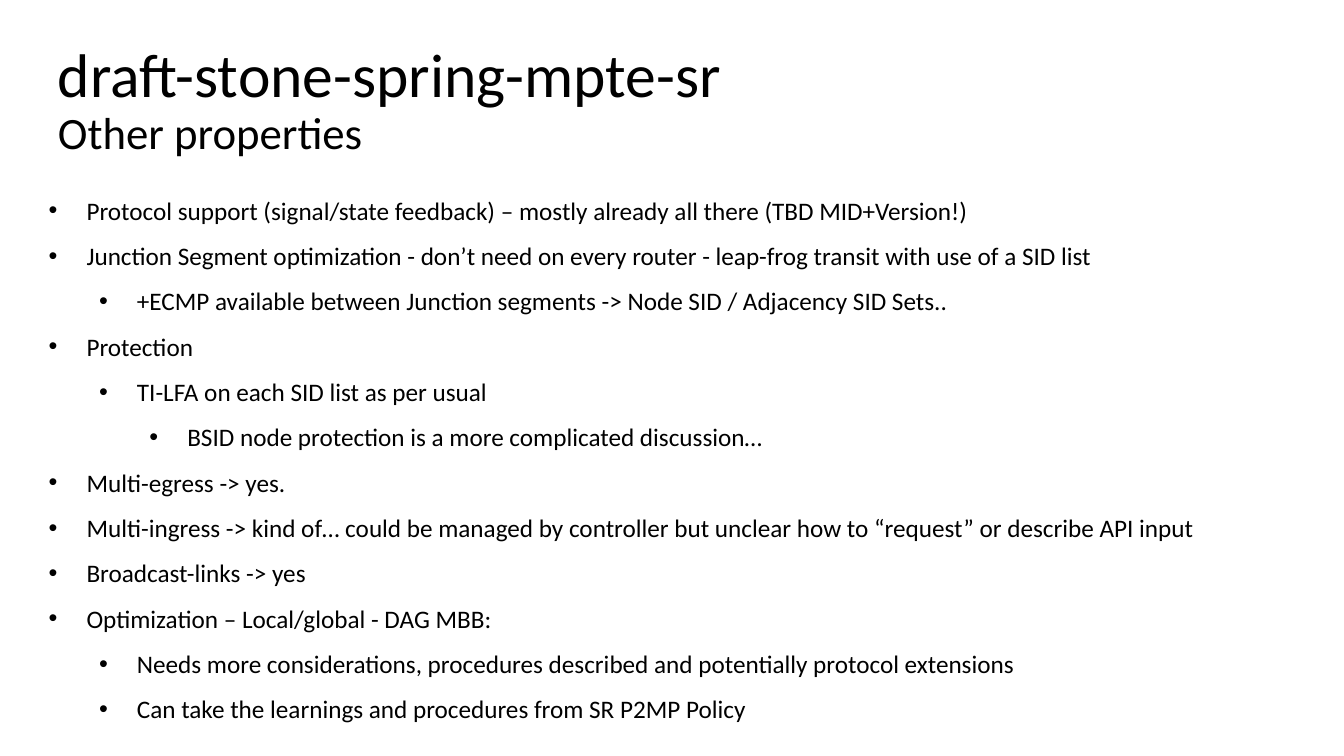
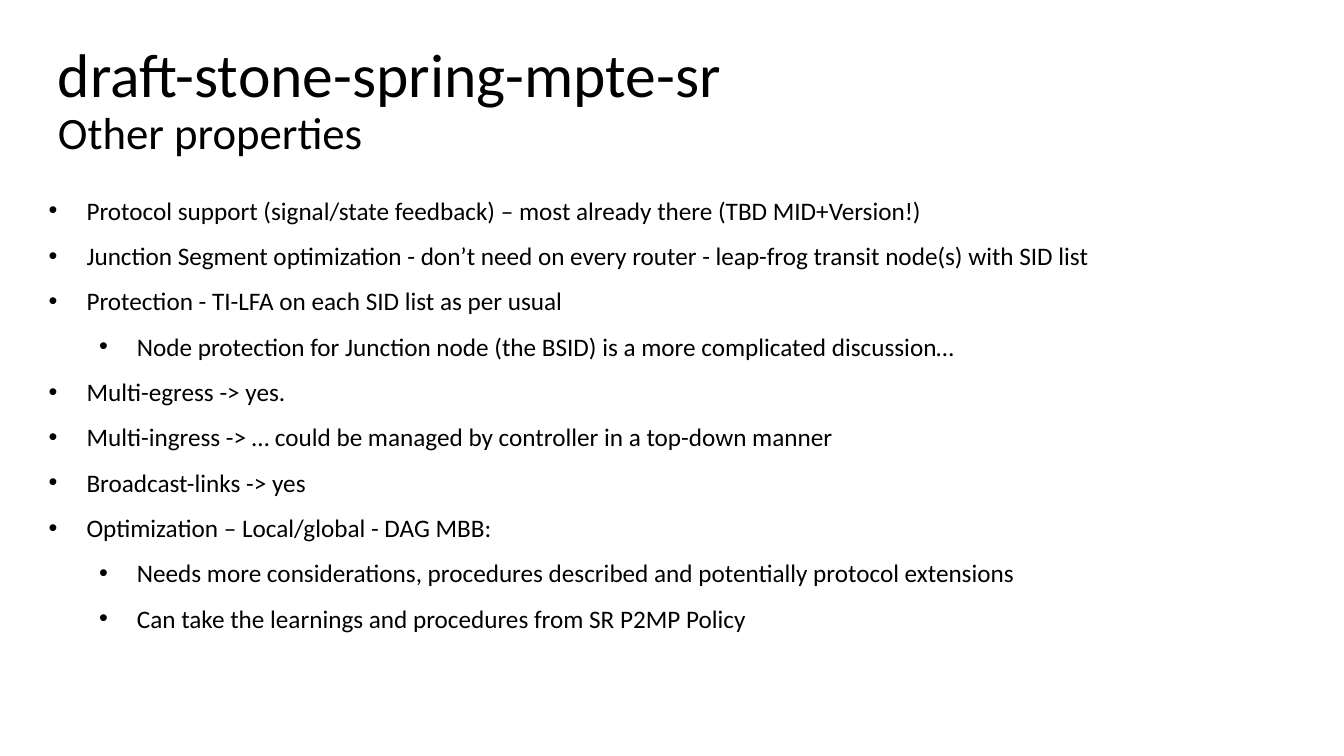
Before and after one commit to astone282/draft-stone-spring-mpte-sr, a slide deck: slide 9 of ietf123-draft-stone-spring-mpte-sr.pptx. Drawn at 1344x756 pixels with LibreOffice and Linux fonts; fonts in the diff are those of the drawing. Boxes give left, top, right and bottom in pixels: in the first picture for what was removed or moved away, otherwise in the second. Text is boxed around its words. In the diff, an @@ line names an element or a change of style, - is before the commit and + after.

Commit message:
Updating PPT

```diff
--- a/ietf123-draft-stone-spring-mpte-sr.pptx
+++ b/ietf123-draft-stone-spring-mpte-sr.pptx
@@ text at (87,201,1088,360): text changed @@
-• Protocol support (signal/state feedback) – mostly already all there (TBD MID+Version!)
-• Junction Segment optimization - don’t need on every router - leap-frog transit with use of a SID list
-  • +ECMP available between Junction segments -> Node SID / Adjacency SID Sets..
-• Protection
-  • TI-LFA on each SID list as per usual
-    • BSID node protection is a more complicated discussion…
+• Protocol support (signal/state feedback) – most already there (TBD MID+Version!)
+• Junction Segment optimization - don’t need on every router - leap-frog transit node(s) with SID list
+• Protection - TI-LFA on each SID list as per usual
+  • Node protection for Junction node (the BSID) is a more complicated discussion…
@@ text at (87,428,832,451): text changed @@
-• Multi-ingress -> kind of… could be managed by controller but unclear how to “request” or describe API input
+• Multi-ingress -> … could be managed by controller in a top-down manner
```
Also in this commit, not shown: 6 other slides changed.
